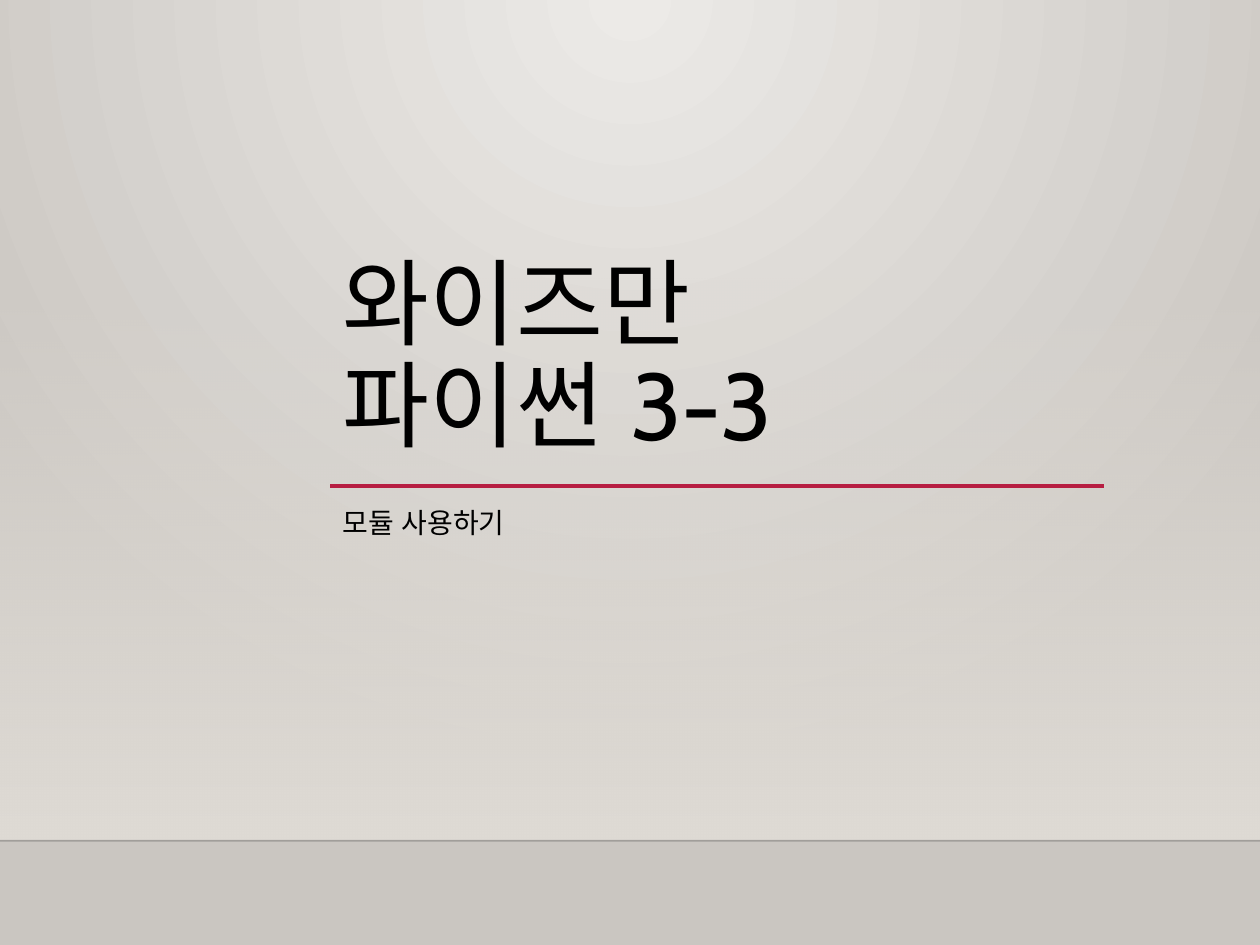
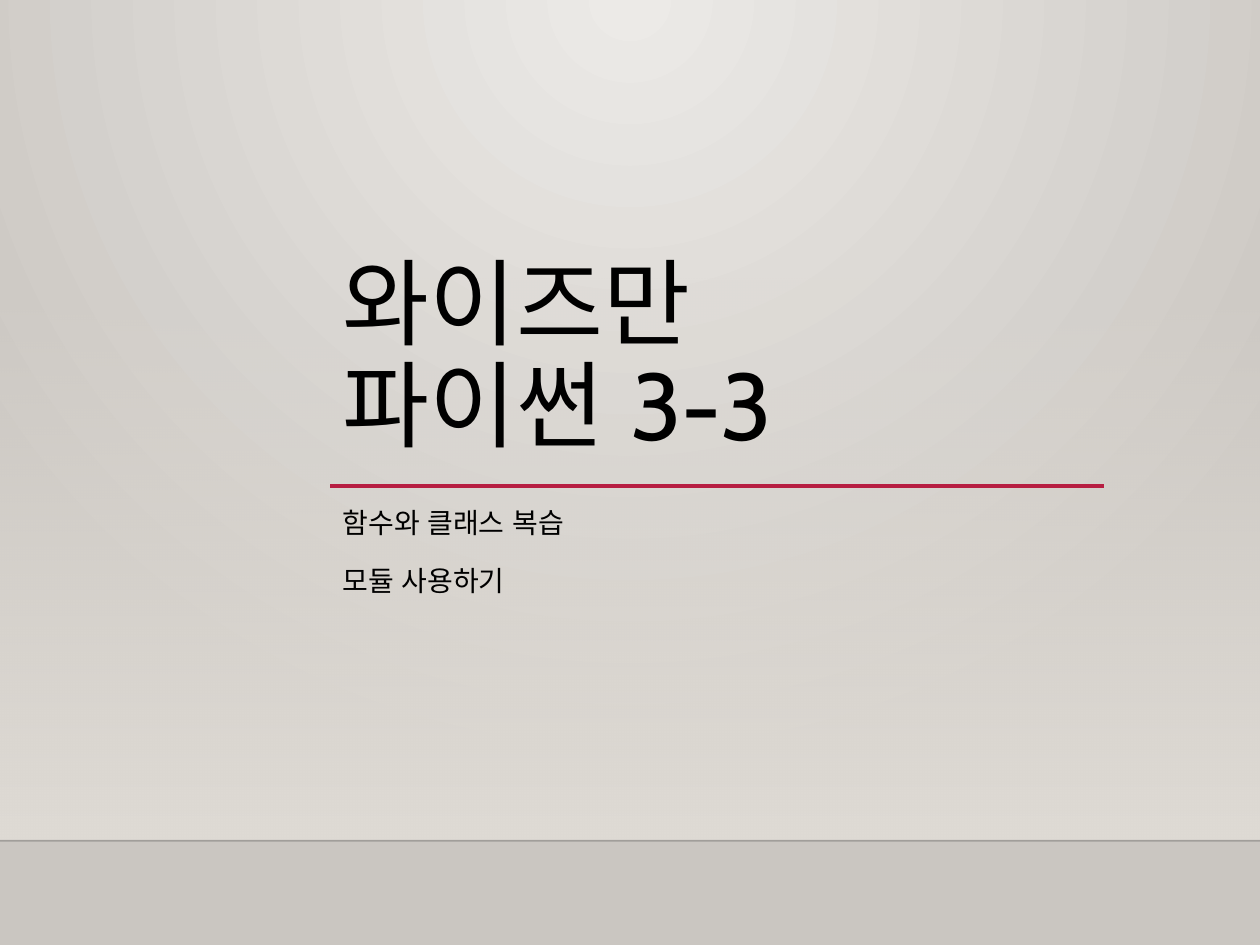
Before and after one commit to freshmea/weizman_python_class, a slide deck: slide 1 of textbook/파이썬3-3교시.pptx. Drawn at 1260x945 pixels with LibreOffice and Linux fonts; fonts in the diff are those of the drawing; background and template pictures are left out. Boxes give left, top, right and bottom in pixels: in the first picture for what was removed or moved away, otherwise in the second. Text is boxed around its words. In the diff, an @@ line names an element or a change of style, - is before the commit and + after.

```diff
--- a/textbook/파이썬3-3교시.pptx
+++ b/textbook/파이썬3-3교시.pptx
@@ subtitle at bbox=[343, 509, 563, 536]: paragraph added @@
+함수와 클래스 복습
```
Also in this commit, not shown: 1 other slide changed.
